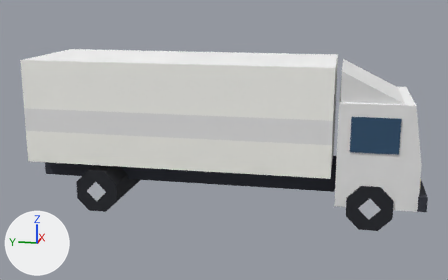
Two versions of the glTF model client/public/assets/models/prop_truck.glb, one commit apart.
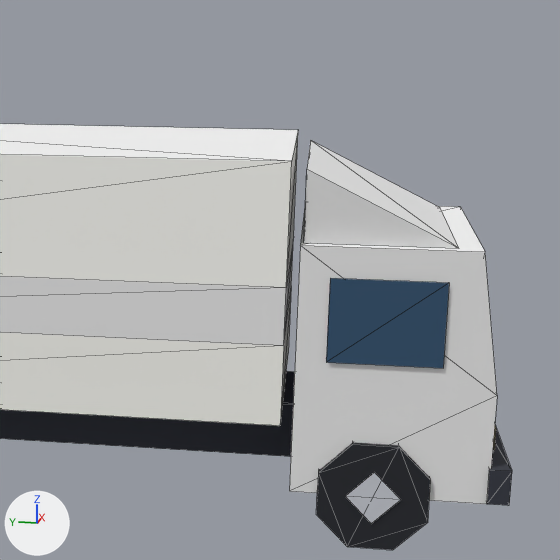
Each version appears first whole from a 50 mm camera at (-13.49, -2.7, 4.81) aimed at (-0.06, -0.01, 1.45), and next in a close-up on the part from 48% to 100% of the width and 0% to 84% of the height. Every picture has the same lights, and +X, +Y and +Z are marked at lower left. The older version's two pictures come first. The close-ups show mesh edges as thin lines. Vertices at exactly the same position are counted once.

In view in the first close-up: 'prop_truck'.
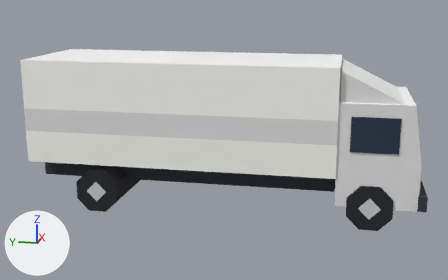
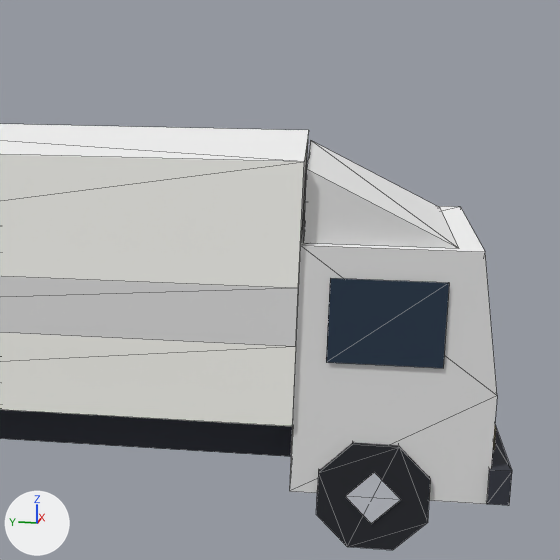
The change in detail:
me_prop_truck is used by ob_prop_truck; location (0.0, 0.0, 0.0).
me_prop_truck had 124 vertices, 144 faces and spanned x -1.29..1.29, y -4.36..4.23, z 0.0..3.3.
me_prop_truck now has 124 vertices, 146 faces and spans x -1.29..1.29, y -4.36..4.23, z 0.0..3.3.
me_prop_truck part 1: the 1 vertex in x 1.2, y -2.55, z 0.45 is moved by (-2.4, 0.0, 0.0).
me_prop_truck part 2: all 8 vertices in x -1.25..1.25, y -2.45, z 1.05..3.3 are moved by (0.0, -0.1, 0.0).
me_prop_truck part 3: the 1 vertex in x -1.2, y -2.55, z 0.45 is moved by (2.4, 0.0, 0.0).
me_prop_truck part 4: 20 kept faces spanning x -1.25..1.25, y -4.2..4.2, z 0.45..3.22 get new vertex colours.

What differs and where, as boxes [x1, y1, x2, y2] in the close-ups (560 x 560 px; the box of a moved part takes in the faces that stretch with it):
part 1 of me_prop_truck, moved or reshaped (not visible before)
    after: [289, 246, 497, 504]
part 2 of me_prop_truck, moved or reshaped
    before: [0, 124, 298, 426]
    after: [0, 124, 309, 426]
part 3 of me_prop_truck, moved or reshaped (not visible afterwards)
    before: [289, 246, 497, 504]
part 4 of me_prop_truck, recoloured
    both: [280, 141, 451, 368]
